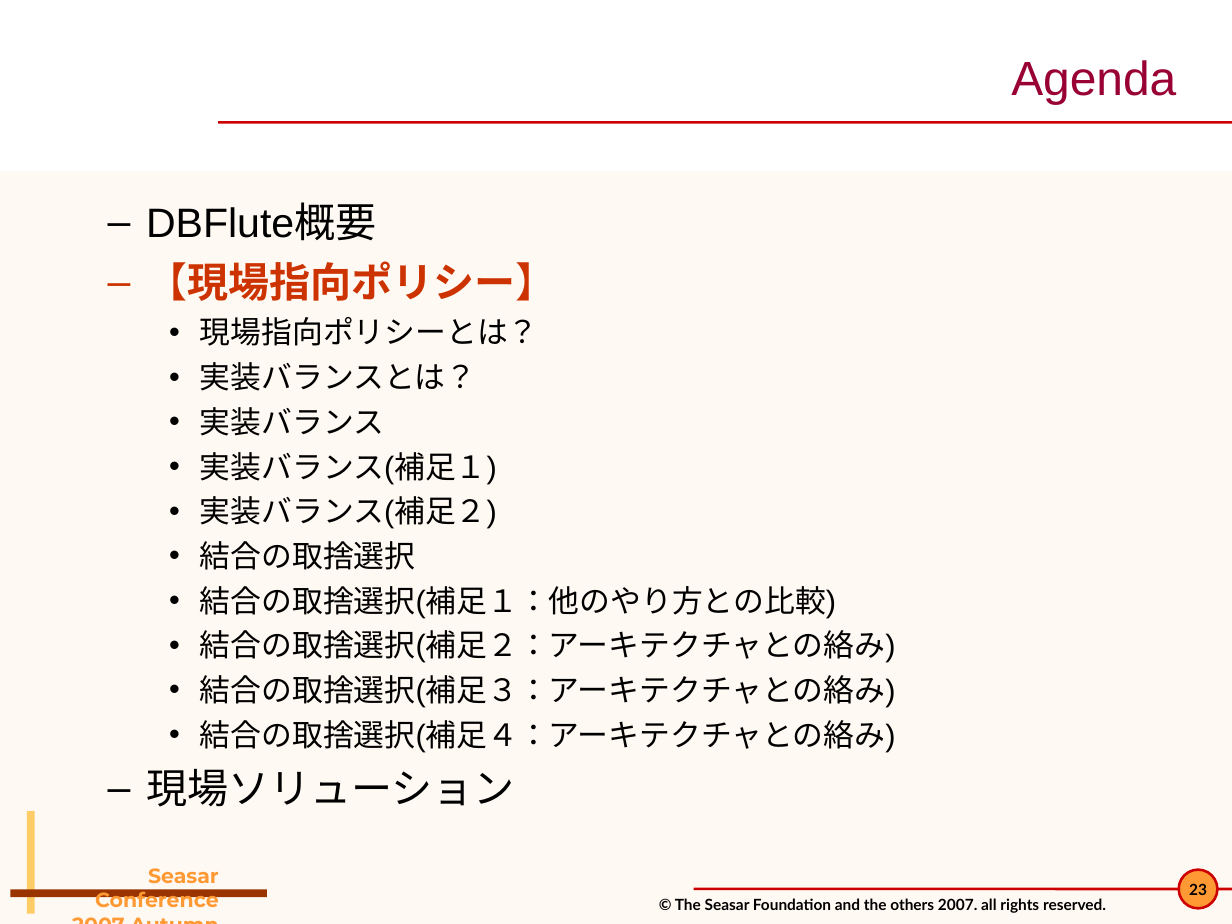
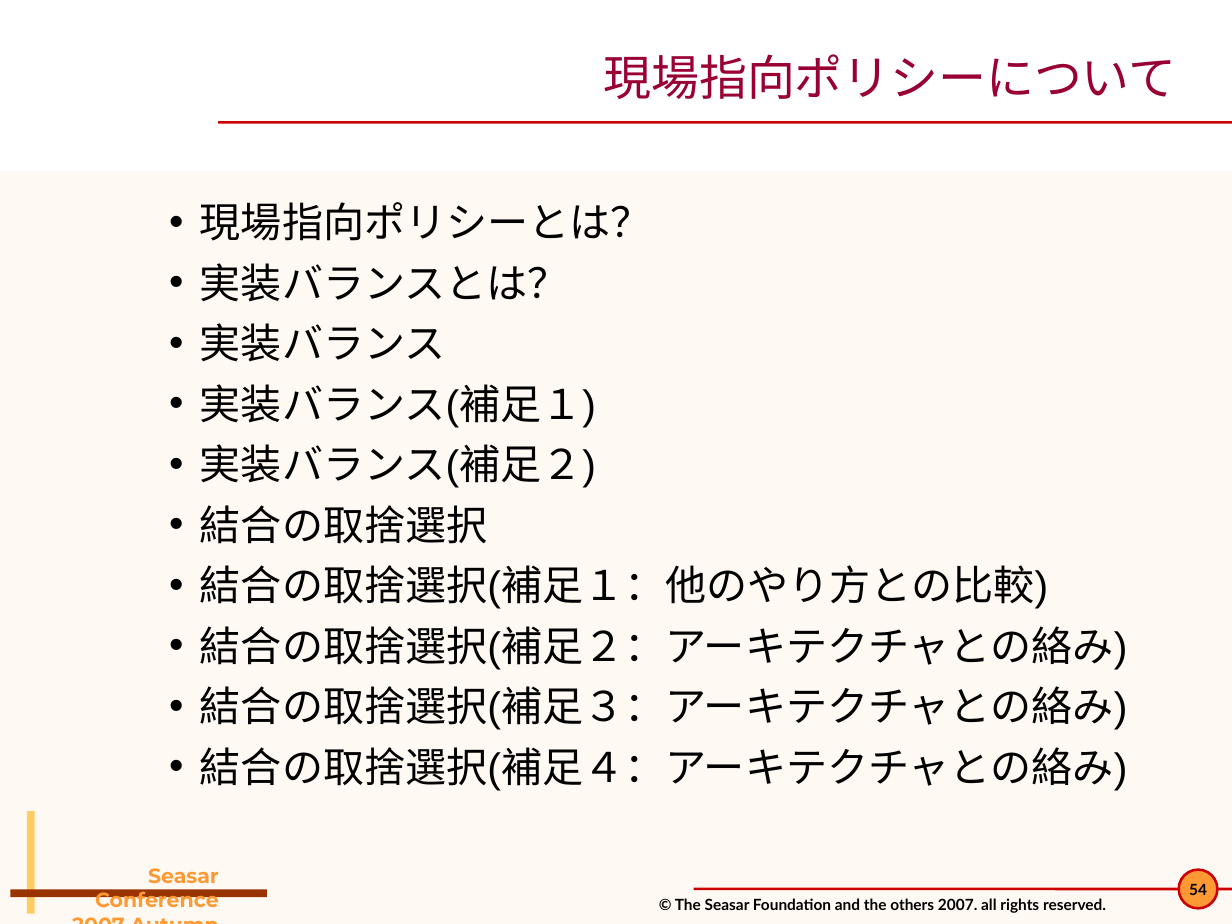
Before and after one commit to seasarorg/dbflute, a slide deck: slide 54 of dbflute/etc/doc/pres/sc2007a_2-DBFlute.ppt (slide 23 before the commit). Drawn at 1232x924 pixels with LibreOffice and Linux fonts; fonts in the diff are those of the drawing; background and template pictures are left out. Boxes give left, top, right and bottom in pixels: in the first picture for what was removed or moved away, otherwise in the second. Text is boxed around its words. In the diff, an @@ line names an element or a change of style, - is before the commit and + after.

```diff
--- a/dbflute/etc/doc/pres/sc2007a_2-DBFlute.ppt
+++ b/dbflute/etc/doc/pres/sc2007a_2-DBFlute.ppt
@@ title at bbox=[604, 54, 1177, 99]: text changed @@
-Agenda
+現場指向ポリシーについて
@@ text "現場指向ポリシーとは？" at bbox=[200, 202, 1128, 791]: size 18 to 24.1 pt; more space between paragraphs @@
@@ text at bbox=[146, 205, 557, 301]: paragraphs removed @@
-  – DBFlute概要
-  – 【現場指向ポリシー】
@@ text at bbox=[146, 768, 515, 807]: paragraph removed @@
-  – 現場ソリューション
@@ page number at bbox=[1189, 883, 1207, 895]: text changed @@
-23
+54
```
Also in this commit, not shown: 4 other slides changed, 6 slides added, 7 slides removed, 13 other files.
